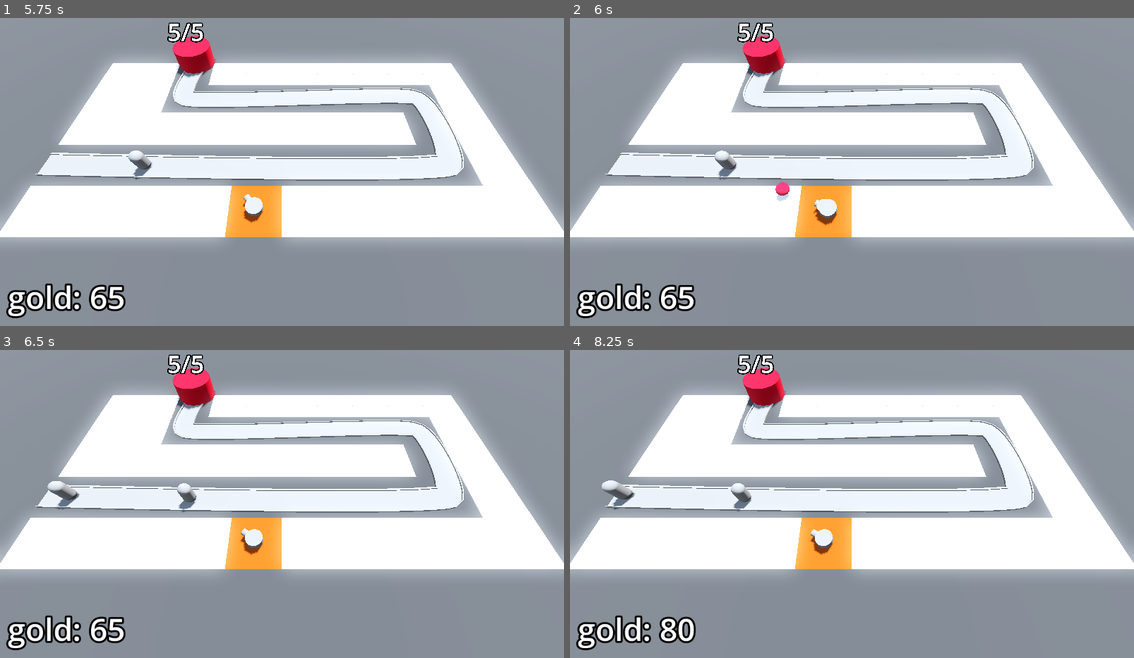
Above: before the commit, frames 1-4 (two rows, left to right).
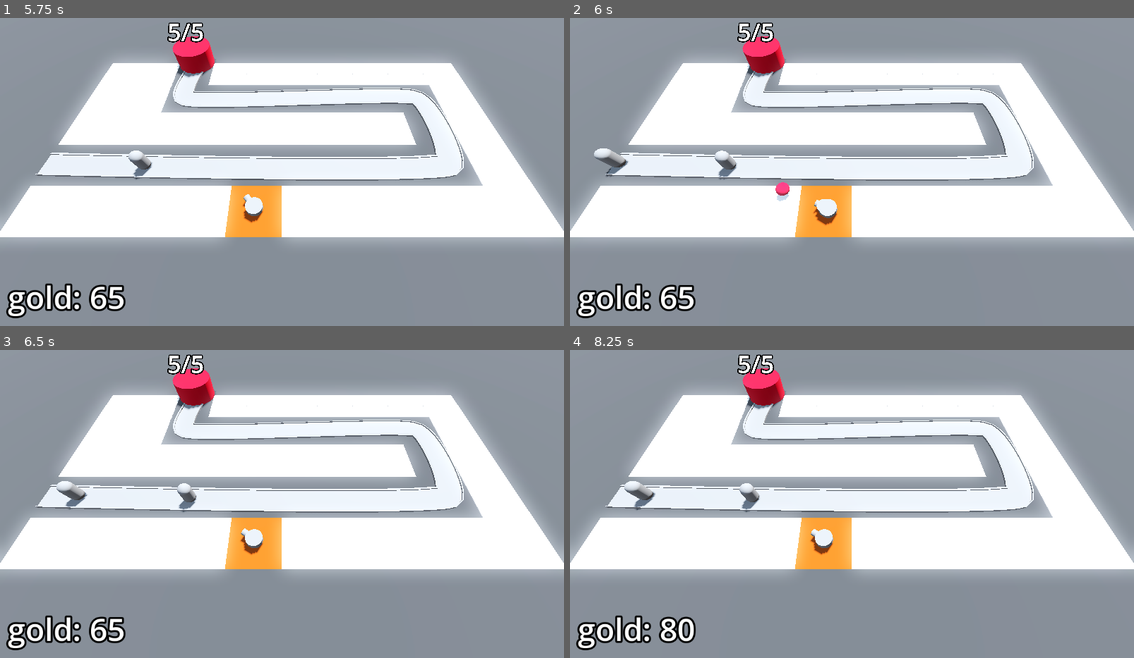
Above: after the commit, the same moments.

Repository: BerkayOzercan/Tutorial-Godot-Barbarian-Blaster
Game: Godot game, scene res://BaseLevel.tscn
The game is run twice, just before and just after one commit, with the same random seed, the same clock (stepped at 60 frames per second) and the same inputs.
Inputs (mouse positions are in pixels of both pictures, inside the frame that each line leads up to):
- Up to frame 1 (5.75 s): tap Enter at 0.5, 2 s; move the mouse to (406, 150) at 0.52 s; click (406, 150) at 0.6 s; tap Space at 1.25 s; move the mouse to (169, 184) at 1.27 s; click (169, 184) at 1.35 s; move the mouse to (338, 98) at 2.02 s; click (338, 98) at 2.1 s; move the mouse to (253, 230) at 2.77 s; click (253, 230) at 2.85 s; move the mouse to (451, 215) at 3.52 s; click (451, 215) at 3.6 s; move the mouse to (112, 119) at 4.27 s; click (112, 119) at 4.35 s; move the mouse to (310, 168) at 5.02 s; click (310, 168) at 5.1 s
- Up to frame 2 (6 s): move the mouse to (767, 88) at 5.77 s; click (767, 88) at 5.85 s
- Up to frame 3 (6.5 s): no input
- Up to frame 4 (8.25 s): move the mouse to (976, 482) at 6.52 s; click (976, 482) at 6.6 s; move the mouse to (739, 516) at 7.27 s; click (739, 516) at 7.35 s; move the mouse to (908, 430) at 8.02 s; click (908, 430) at 8.1 s

Frame 1 is identical in both runs. In frame 2, 0.3% of the frame differs, in the area x 4-11%, y 42-52%; in frame 3, 0.3%; in frame 4, 0.8%, in the area x 5-44%, y 42-63%.

Commit message:
Edit : difficulty curves

Diff:
--- a/Base/base.gd
+++ b/Base/base.gd
@@ -7,7 +7,7 @@
 var current_health: int:
 	set(health_in):
 		current_health = health_in
-		print("health was changed")
+		#print("health was changed")
 		label.text = str(current_health) + "/" + str(max_health)
 
 		var red: Color = Color.RED
--- a/BaseLevel.tscn
+++ b/BaseLevel.tscn
@@ -8,6 +8,7 @@
 [ext_resource type="Script" path="res://TurretManager.gd" id="5_b0jrk"]
 [ext_resource type="PackedScene" uid="uid://w048g87bk8jn" path="res://Turret/turret.tscn" id="6_c203q"]
 [ext_resource type="Script" path="res://Bank.gd" id="8_wa3yd"]
+[ext_resource type="PackedScene" uid="uid://bprs8ukjctix6" path="res://DifficultyManager/difficulty_manager.tscn" id="9_ca76e"]
 
 [sub_resource type="ProceduralSkyMaterial" id="ProceduralSkyMaterial_37rqm"]
 sky_horizon_color = Color(0.64625, 0.65575, 0.67075, 1)
@@ -64,10 +65,11 @@
 }
 metadata/_editor_floor_ = Vector3(0, 0, 0)
 
-[node name="EnemyPath" type="Path3D" parent="."]
+[node name="EnemyPath" type="Path3D" parent="." node_paths=PackedStringArray("difficulty_manager")]
 curve = SubResource("Curve3D_iiq1p")
 script = ExtResource("3_l2o2v")
 enemy_scene = ExtResource("2_6j3s5")
+difficulty_manager = NodePath("../DifficultyManager")
 
 [node name="CSGPolygon3D" type="CSGPolygon3D" parent="EnemyPath"]
 polygon = PackedVector2Array(-1, 0, -1, 0.1, 1, 0.1, 1, 0)
@@ -139,4 +141,6 @@
 text = "PlaceHolder Text"
 label_settings = SubResource("LabelSettings_cmac6")
 
+[node name="DifficultyManager" parent="." instance=ExtResource("9_ca76e")]
+
 [connection signal="timeout" from="EnemyPath/Timer" to="EnemyPath" method="_on_timer_timeout"]
--- /dev/null
+++ b/DifficultyManager/difficulty_manager.gd
@@ -0,0 +1,18 @@
+extends Node
+
+@export var game_length: float = 30.0
+@export var spawn_time_curve: Curve
+@onready var timer: Timer = $Timer
+
+func _ready() -> void:
+	timer.start(game_length)
+
+func _process(_delta: float) -> void:
+	print(get_spawn_time())
+	pass
+
+func game_progress_ratio() -> float:
+	return 1.0 - (timer.time_left / game_length)
+
+func  get_spawn_time() -> float:
+	return spawn_time_curve.sample(game_progress_ratio())
--- /dev/null
+++ b/DifficultyManager/difficulty_manager.tscn
@@ -0,0 +1,16 @@
+[gd_scene load_steps=3 format=3 uid="uid://bprs8ukjctix6"]
+
+[ext_resource type="Script" path="res://DifficultyManager/difficulty_manager.gd" id="1_bot5p"]
+
+[sub_resource type="Curve" id="Curve_q5qcq"]
+min_value = 0.25
+max_value = 2.0
+_data = [Vector2(0, 2), 0.0, -1.75, 0, 1, Vector2(1, 0.25), -1.75, 0.0, 1, 0]
+point_count = 2
+
+[node name="DifficultyManager" type="Node"]
+script = ExtResource("1_bot5p")
+spawn_time_curve = SubResource("Curve_q5qcq")
+
+[node name="Timer" type="Timer" parent="."]
+one_shot = true
--- a/Enemy/enemy.gd
+++ b/Enemy/enemy.gd
@@ -23,7 +23,7 @@
 
 func _process(delta: float) -> void:
 	progress += delta * speed
-	print(progress)
+	#print(progress)
 	if progress_ratio >= 0.99:
 		base.take_damage()
 		set_process(false)
--- a/EnemyPath.gd
+++ b/EnemyPath.gd
@@ -1,10 +1,14 @@
 extends Path3D
 
 @export var enemy_scene: PackedScene
+@export var difficulty_manager: Node
+
+@onready var timer: Timer = $Timer
 
 func spawn_enemy() -> void:
 	var new_enemy = enemy_scene.instantiate()
 	add_child(new_enemy)
+	timer.wait_time = difficulty_manager.get_spawn_time()
 
 func _on_timer_timeout() -> void:
 	spawn_enemy()
--- a/RayPickerCamera/ray_picker_camera.gd
+++ b/RayPickerCamera/ray_picker_camera.gd
@@ -2,14 +2,12 @@
 
 @export var gridMap: GridMap
 @export var turret_manager: Node3D
-@export var turret_cost := 100
+@export var turret_cost :int = 100
 
 @onready var ray_cast_3d: RayCast3D = $RayCast3D
 @onready var bank = get_tree().get_first_node_in_group("Bank")
 
-
-# Called every frame. 'delta' is the elapsed time since the previous frame.
-func _process(delta: float) -> void:
+func _process(_delta: float) -> void:
 	var mouse_position: Vector2 = get_viewport().get_mouse_position()
 	ray_cast_3d.target_position = project_local_ray_normal(mouse_position) * 100
 	ray_cast_3d.force_raycast_update()
Not shown: 1 places in BaseLevel.tscn that only renumber resources
Not shown: 4 places in MeshLibrary/SpaceLibrary.tres that only renumber resources
